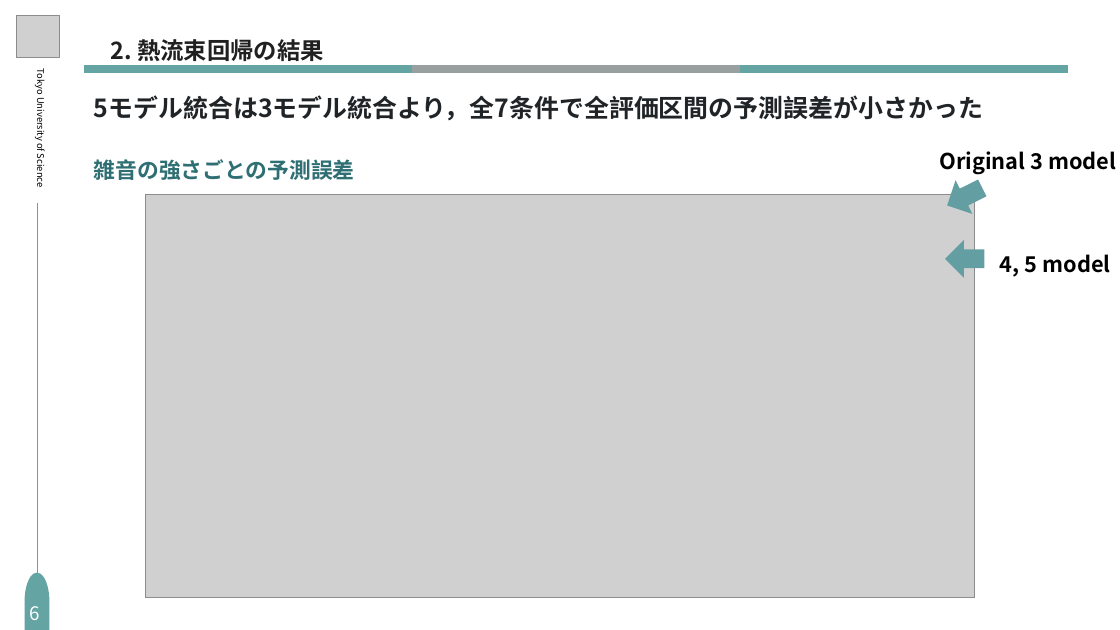
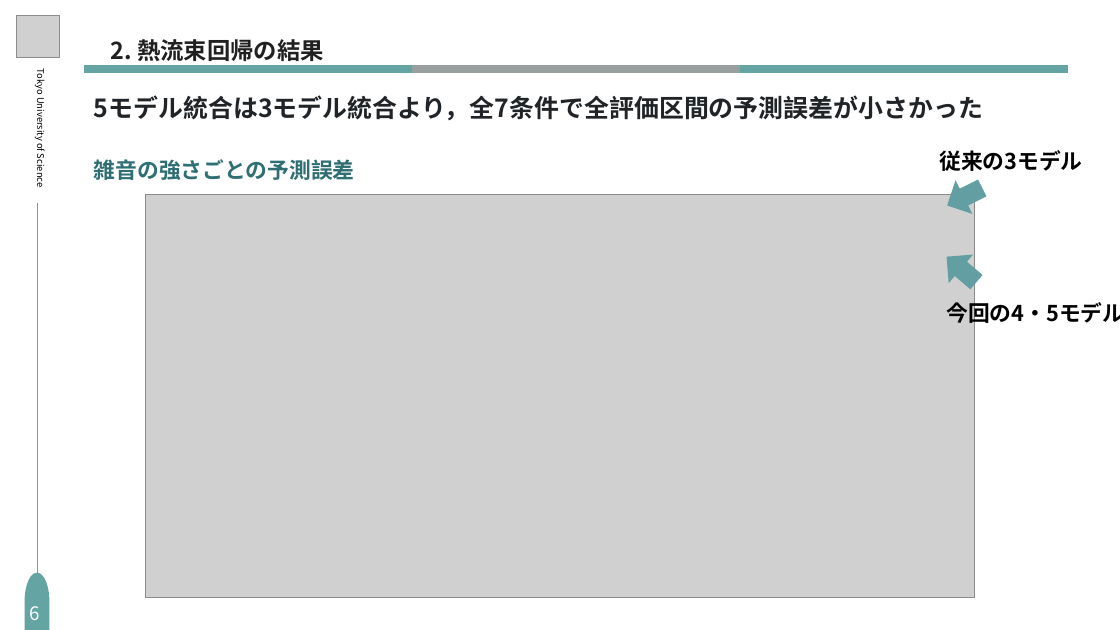
Before and after one commit to S-Riku-tus/university_research, a slide deck: slide 9 of 研究進捗報告/2026/1016（研究進捗報告）/研究進捗_1016_編集用_修正版.pptx (slide 8 before the commit). Drawn at 1120x630 pixels with LibreOffice and Linux fonts; fonts in the diff are those of the drawing; grey boxes stand for pictures. Boxes give left, top, right and bottom in pixels: in the first picture for what was removed or moved away, otherwise in the second. Text is boxed around its words. In the diff, an @@ line names an element or a change of style, - is before the commit and + after.

```diff
--- a/研究進捗報告/2026/1016（研究進捗報告）/研究進捗_1016_編集用_修正版.pptx
+++ b/研究進捗報告/2026/1016（研究進捗報告）/研究進捗_1016_編集用_修正版.pptx
@@ text at (939,150,1082,171): text changed @@
-Original 3 model
+従来の3モデル
@@ right arrow at (934,242,989,296): rotation 180 to 220 degrees @@
@@ text at (946,300,1120,328): text changed @@
-4, 5 model
+今回の4・5モデル
```
Also in this commit, not shown: 11 other slides changed, 1 slide added, 1 slide removed.
